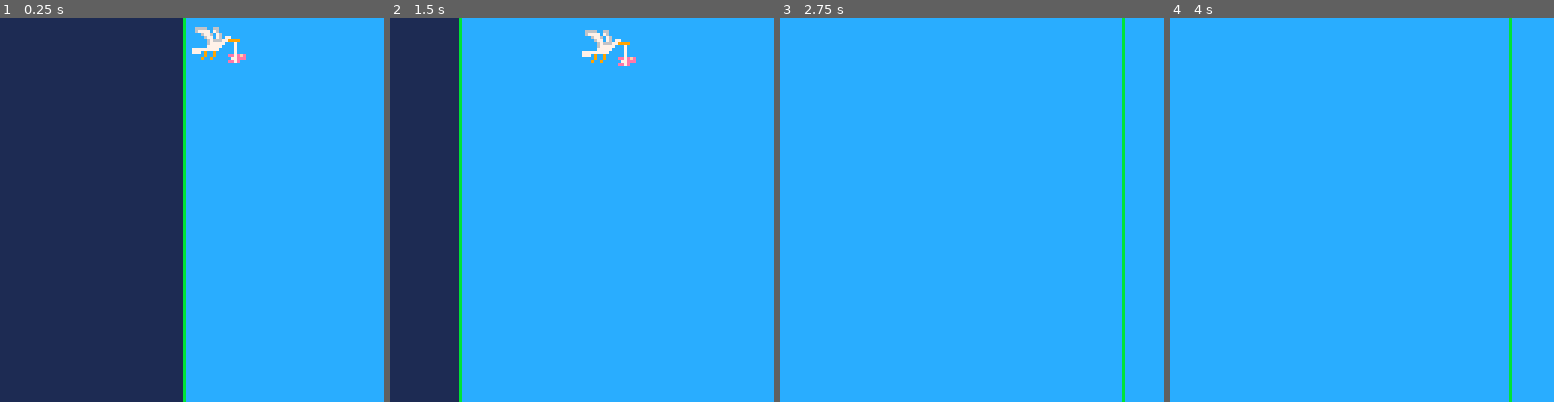
Above: before the commit, frames 1-4 (left to right).
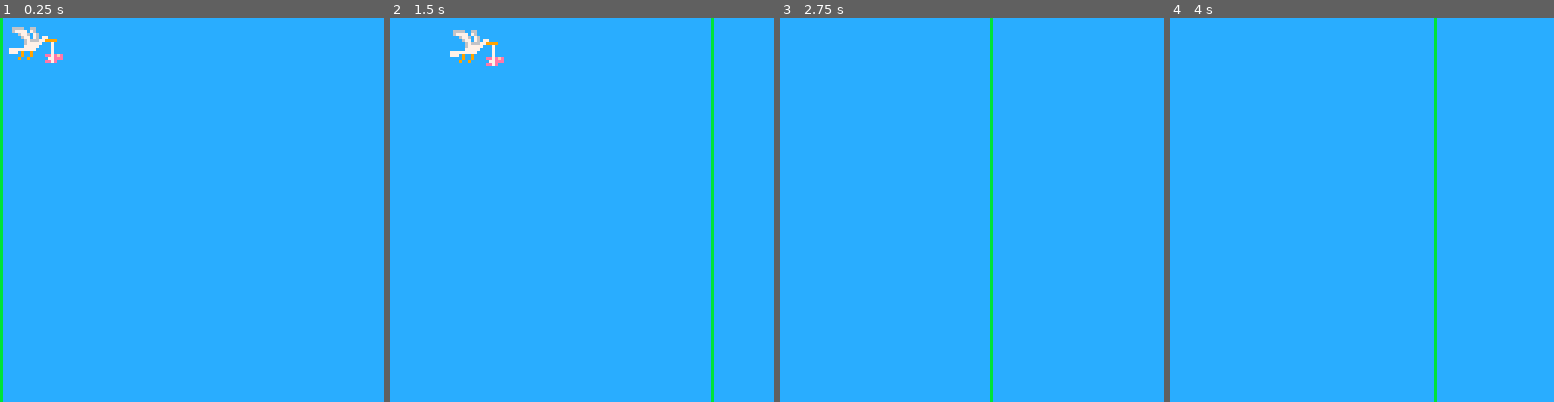
Above: after the commit, the same moments.

Repository: cheesepencil/ld53
Game: PICO-8 cartridge ld53.p8
The game is run twice, just before and just after one commit, with the same random seed, the same clock (stepped at 60 frames per second) and the same inputs.
Inputs:
- Up to frame 1 (0.25 s): no input
- Up to frame 2 (1.5 s): tap O (Z key) at 0.7 s
- Up to frame 3 (2.75 s): hold Right 1.6-2.1 s; tap O (Z key) at 1.7, 2.1, 2.5 s; hold Right from 2.47 s (still down)
- Up to frame 4 (4 s): tap O (Z key) at 2.9, 3.3, 3.7 s; release Right at 3.03 s; hold Left 3.08-3.58 s

The runs differ from the first frame. In frame 1, 49% of the frame differs, in the area x 0-65%, y 0-100%; in frame 2, 20%; in frame 3, 1.6%; in frame 4, 1.6%.

Commit message:
better camera

Diff:
--- a/baby.lua
+++ b/baby.lua
@@ -22,7 +22,7 @@
 end
 
 function _baby_draw(baby)
-    spr(4, baby.x, baby.y, 1, 1, bird.left)
+    spr(4, baby.x, baby.y, 1, 1, baby.bird.left)
 end
 
 function make_baby(world, bird)
--- /dev/null
+++ b/camera.lua
@@ -0,0 +1,42 @@
+function _cam_update(cam)
+    local target_cam_x = cam.bird.x + _get_cam_target_offset(cam)
+    cam.y = 0
+
+    if (cam.bird.left) then
+        cam.x += cam.bird.x_velocity - cam.speed / 3
+        if cam.x < target_cam_x then cam.x = target_cam_x end
+    else
+        cam.x += cam.bird.x_velocity + cam.speed / 3
+        if cam.x > target_cam_x then cam.x = target_cam_x end
+    end
+    if cam.x < 0 then cam.x = 0 end
+    if cam.x > cam.world.width - 128 then cam.x = cam.world.width - 128 end
+end
+
+function _cam_draw(cam)
+    camera(cam.x, cam.y)
+end
+
+function _get_cam_target_offset(cam)
+    if cam.bird.left then
+        return -128 + 16 + cam.bird_offset
+    else
+        return -cam.bird_offset
+    end
+end
+
+function make_cam(world, bird)
+    local cam = {
+        world = world,
+        bird = bird,
+        bird_offset = 20,
+        speed = 2,
+        x = bird.x - 64,
+        y = 0,
+    }
+
+    cam.update = _cam_update
+    cam.draw = _cam_draw
+
+    return cam
+end
--- a/ld53.p8
+++ b/ld53.p8
@@ -2,6 +2,7 @@
 version 41
 __lua__
 #include constants.lua
+#include camera.lua
 #include world.lua
 #include bird.lua
 #include baby.lua
--- a/main.lua
+++ b/main.lua
@@ -1,19 +1,22 @@
+scene = {}
+
 function _init()
-    world = make_world(256)
-    bird = make_bird(world)
-    baby = make_baby(world, bird)
+    scene.world = make_world(256)
+    scene.bird = make_bird(scene.world)
+    scene.cam = make_cam(scene.world, scene.bird)
+    scene.baby = make_baby(scene.world, scene.bird)
 end
 
 function _update()
-    world:update()
-    bird:update()
-    baby:update()
+    scene.world:update()
+    scene.bird:update()
+    scene.baby:update()
+    scene.cam:update()
 end
 
 function _draw()
-    camera(bird.x - 64, 0)
-
-    world:draw()
-    bird:draw()
-    baby:draw()
+    scene.cam:draw()
+    scene.world:draw()
+    scene.bird:draw()
+    scene.baby:draw()
 end
